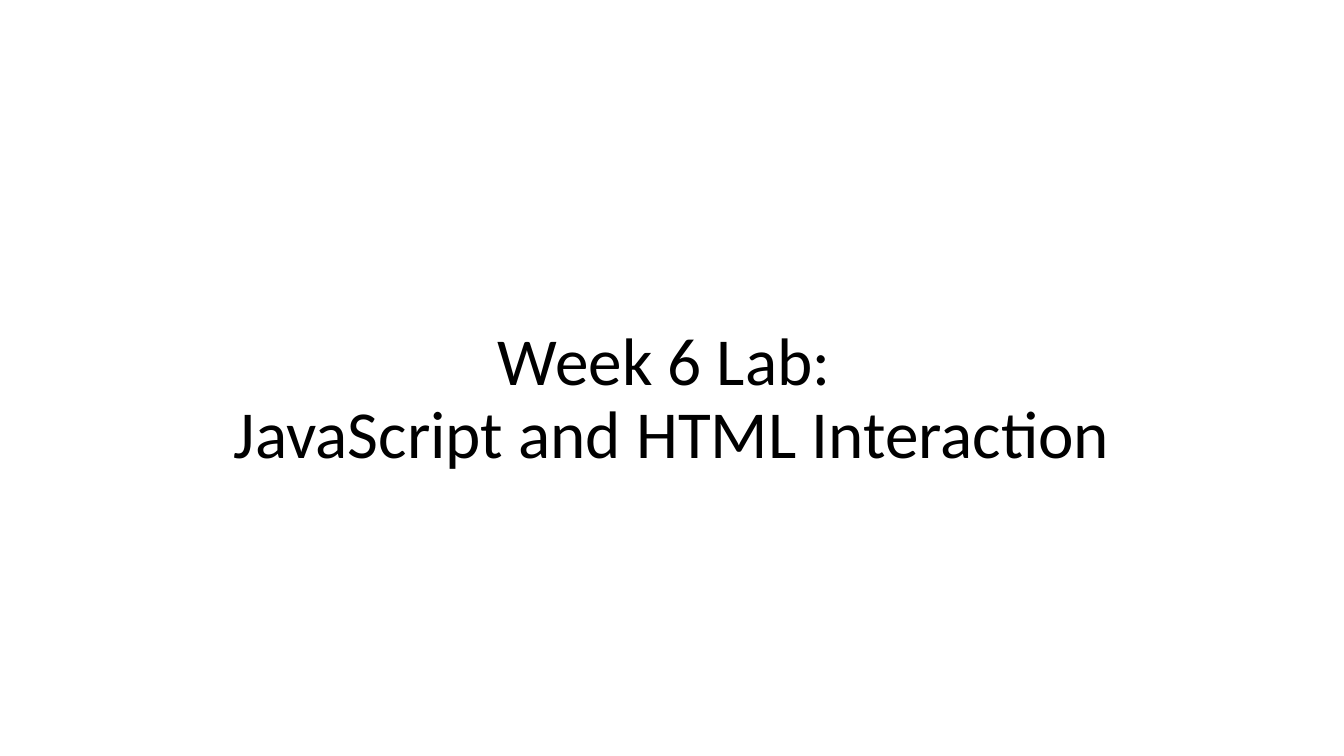
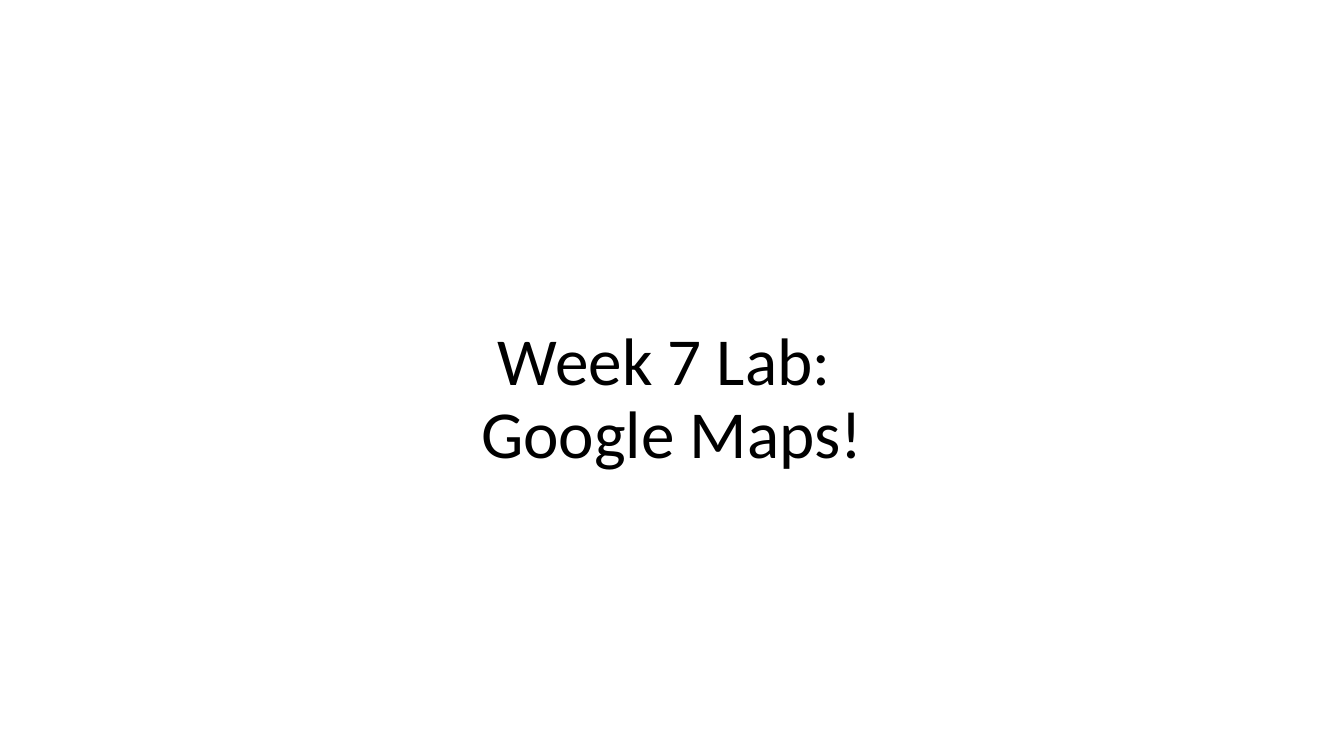
Before and after one commit to EricJPogue/www-epogue-info, a slide deck: slide 5 of CPSC-24700/Presentations/session-17.pptx. Drawn at 1344x756 pixels with LibreOffice and Linux fonts; fonts in the diff are those of the drawing. Boxes give left, top, right and bottom in pixels: in the first picture for what was removed or moved away, otherwise in the second. Text is boxed around its words. In the diff, an @@ line names an element or a change of style, - is before the commit and + after.

```diff
--- a/CPSC-24700/Presentations/session-17.pptx
+++ b/CPSC-24700/Presentations/session-17.pptx
@@ title at box(481, 338, 863, 470): text changed @@
-Week 6 Lab:
-JavaScript and HTML Interaction
+Week 7 Lab:
+Google Maps!
```
Also in this commit, not shown: 3 other slides changed, 8 other files.
